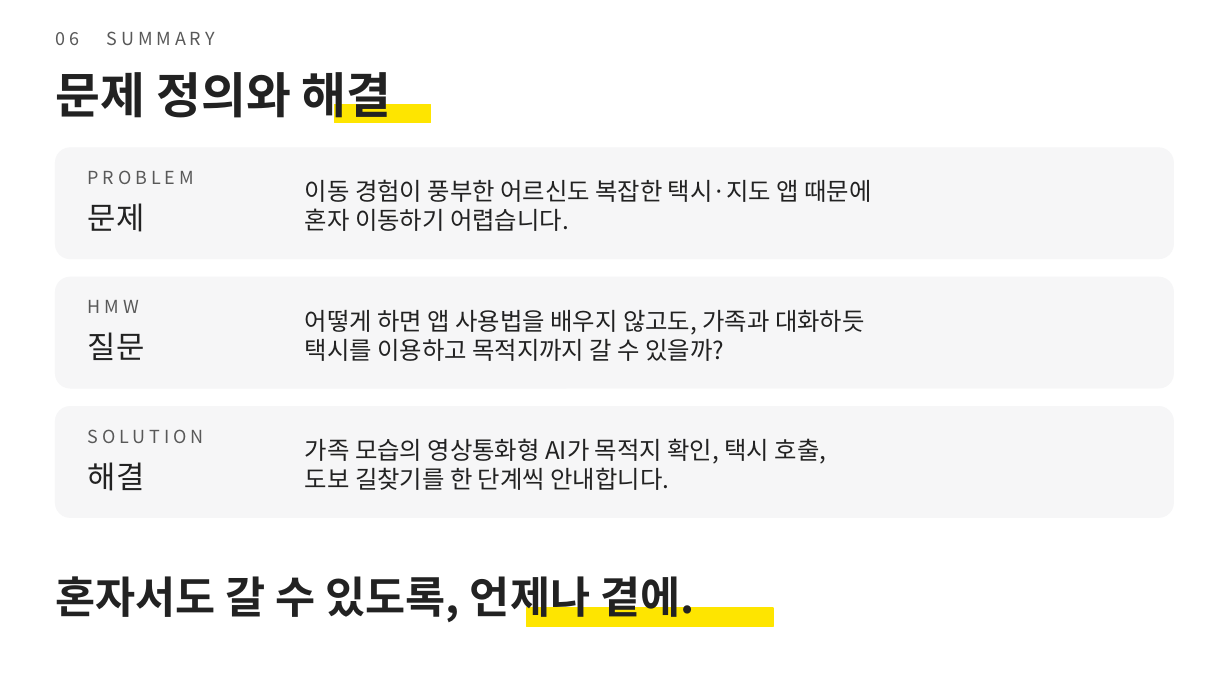
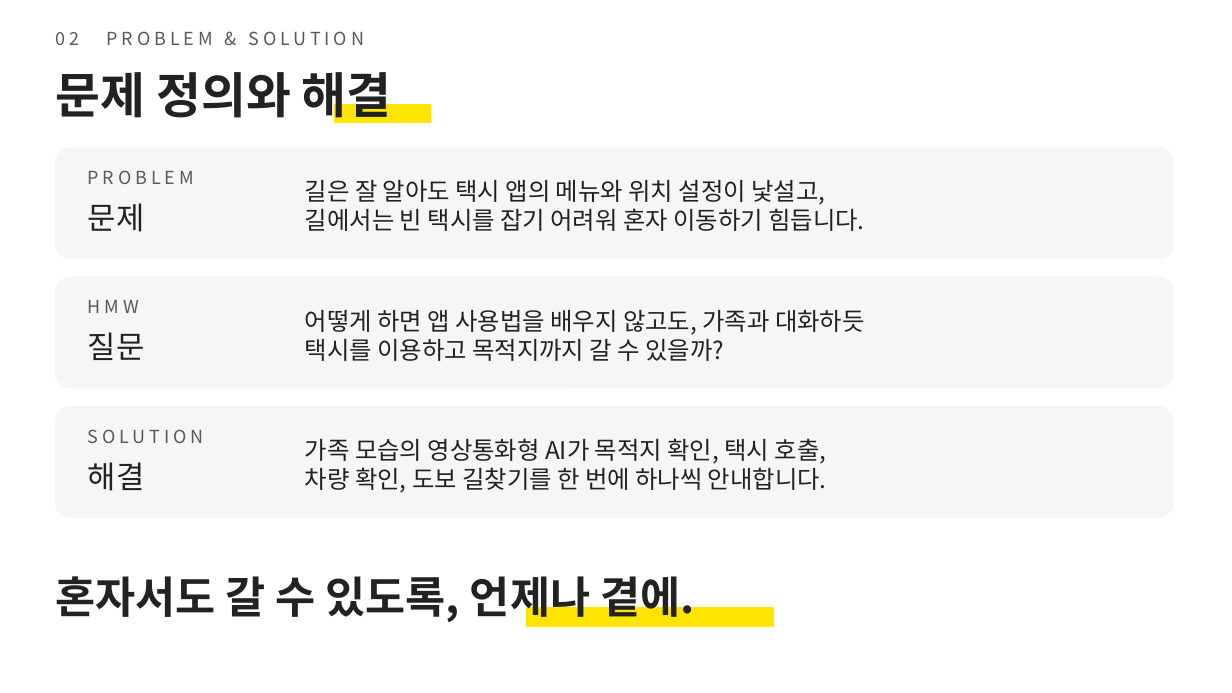
Before and after one commit to forethinkfi/HK06_4N, a slide deck: slide 3 of docs/presentation/gyeotae-user-research.pptx (slide 7 before the commit). Drawn at 1232x693 pixels with LibreOffice and Linux fonts; fonts in the diff are those of the drawing. Boxes give left, top, right and bottom in pixels: in the first picture for what was removed or moved away, otherwise in the second. Text is boxed around its words. In the diff, an @@ line names an element or a change of style, - is before the commit and + after.

```diff
--- a/docs/presentation/gyeotae-user-research.pptx
+++ b/docs/presentation/gyeotae-user-research.pptx
@@ text at <box>55,31,364,45</box>: text changed @@
-06 SUMMARY
+02 PROBLEM & SOLUTION
@@ text at <box>305,180,864,231</box>: text changed @@
-이동 경험이 풍부한 어르신도 복잡한 택시·지도 앱 때문에
-혼자 이동하기 어렵습니다.
+길은 잘 알아도 택시 앱의 메뉴와 위치 설정이 낯설고,
+길에서는 빈 택시를 잡기 어려워 혼자 이동하기 힘듭니다.
@@ text at <box>305,463,827,493</box>: text changed @@
-도보 길찾기를 한 단계씩 안내합니다.
+차량 확인, 도보 길찾기를 한 번에 하나씩 안내합니다.
```
Also in this commit, not shown: 7 other slides changed.
